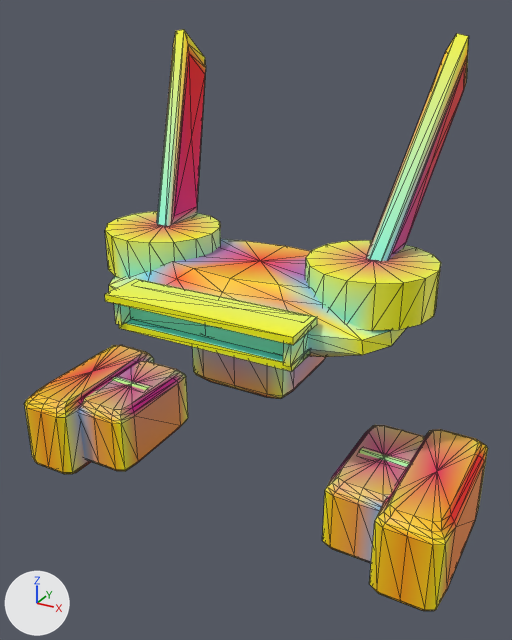
Before and after pictures for a commit that changed the glTF model models/parts/llm_gen_head_sensor_038_b330ea.glb.
One viewpoint serves both versions: a 50 mm lens placed at (18.6, -30.9, 25.8), pointed at (0.2, 2.6, 9.0). The lights are fixed; the arrows at lower left show +X, +Y and +Z. The picture after the commit comes second. Mesh edges are drawn as thin lines. Vertices at exactly the same position are counted once.

The scene before the commit, as lines of its bpy script (objects in view):
```python
ob_adapter_cranial_clamp_l = bpy.data.objects.new('adapter_cranial_clamp_l', me_adapter_cranial_clamp_l)
ob_adapter_cranial_clamp_l.location = (0.0, 0.0, 0.0)
ob_adapter_sub_recon_front_lens_4_dark = bpy.data.objects.new('adapter_sub_recon_front_lens_4_dark', me_adapter_sub_recon_front_lens_4_dark)
ob_adapter_sub_recon_front_lens_4_dark.location = (0.0, 0.0, 0.0)
ob_recon_bar_crown_0_adapter_dark = bpy.data.objects.new('recon_bar_crown_0_adapter_dark', me_recon_bar_crown_0_adapter_dark)
ob_recon_bar_crown_0_adapter_dark.location = (0.0, 0.0, 0.0)
ob_recon_side_dome_1_crimson_gloss_l = bpy.data.objects.new('recon_side_dome_1_crimson_gloss_l', me_recon_side_dome_1_crimson_gloss_l)
ob_recon_side_dome_1_crimson_gloss_l.location = (0.0, 0.0, 0.0)
ob_recon_side_dome_1_crimson_gloss_r = bpy.data.objects.new('recon_side_dome_1_crimson_gloss_r', me_recon_side_dome_1_crimson_gloss_r)
ob_recon_side_dome_1_crimson_gloss_r.location = (0.0, 0.0, 0.0)
ob_recon_whip_blade_2_gold_l = bpy.data.objects.new('recon_whip_blade_2_gold_l', me_recon_whip_blade_2_gold_l)
ob_recon_whip_blade_2_gold_l.location = (0.0, 0.0, 0.0)
ob_recon_whip_blade_2_gold_r = bpy.data.objects.new('recon_whip_blade_2_gold_r', me_recon_whip_blade_2_gold_r)
ob_recon_whip_blade_2_gold_r.location = (0.0, 0.0, 0.0)
# also in view: 'recon_ear_sensor_3_crimson_gloss_r' at (11.9, 1.3, 0.5); 'recon_front_lens_4_optic_cyan' at (0.0, -2.0, 10.7); 'recon_ear_sensor_3_crimson_gloss_l' at (-11.9, 1.3, 0.5); 'adapter_cranial_clamp_r' at (8.8, 1.6, 0.6); 'adapter_crown_riser_dark' at (0.0, 3.8, 7.4)
```
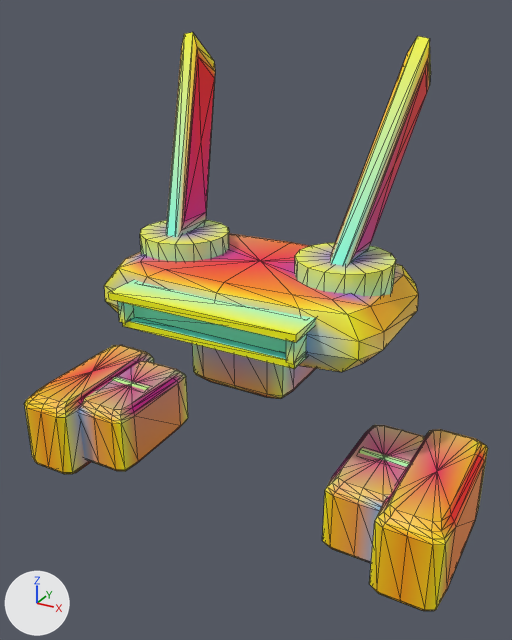
Boxes (x1, y1, x2, y2) around the edits, measured in the pictures (512 x 640 px; the box of a moved part takes in the faces that stretch with it):
'recon_bar_crown_0_adapter_dark', reshaped (18% taller)
    before: (109, 239, 406, 357)
    after: (104, 233, 418, 372)
'recon_whip_blade_2_gold_r', reshaped
    before: (366, 34, 469, 261)
    after: (330, 36, 431, 265)
'recon_side_dome_1_crimson_gloss_r', recoloured, moved, rescaled
    before: (305, 240, 441, 331)
    after: (295, 243, 396, 296)
'adapter_sub_recon_front_lens_4_dark', recoloured, moved (yellow to green)
    before: (105, 279, 317, 372)
    after: (108, 280, 316, 369)
'recon_whip_blade_2_gold_l', reshaped
    before: (156, 29, 206, 226)
    after: (166, 32, 215, 237)
'recon_side_dome_1_crimson_gloss_l', recoloured, moved, rescaled
    before: (105, 211, 221, 278)
    after: (140, 220, 229, 262)
part 2 of me_recon_side_dome_1_crimson_gloss_r, moved or reshaped
    before: (305, 240, 441, 331)
    after: (295, 243, 396, 296)
part 3 of me_recon_side_dome_1_crimson_gloss_r, recoloured
    before: (372, 264, 441, 331)
    after: (344, 260, 396, 296)
part 4 of me_recon_side_dome_1_crimson_gloss_r, recoloured
    before: (305, 259, 375, 330)
    after: (295, 257, 345, 294)
part 5 of me_recon_side_dome_1_crimson_gloss_r, recoloured
    before: (306, 240, 441, 284)
    after: (295, 243, 396, 274)
part 6 of me_recon_side_dome_1_crimson_gloss_l, moved or reshaped
    before: (105, 211, 221, 278)
    after: (140, 220, 229, 262)
part 7 of me_recon_side_dome_1_crimson_gloss_l, recoloured
    before: (105, 231, 130, 277)
    after: (140, 235, 159, 260)
part 8 of me_recon_side_dome_1_crimson_gloss_l, recoloured
    before: (112, 228, 221, 278)
    after: (146, 233, 229, 262)
part 9 of me_recon_side_dome_1_crimson_gloss_l, recoloured
    before: (105, 211, 220, 243)
    after: (140, 220, 229, 244)
part 12 of me_adapter_sub_recon_front_lens_4_dark, moved or reshaped
    before: (105, 279, 317, 372)
    after: (108, 280, 316, 369)
part 13 of me_adapter_sub_recon_front_lens_4_dark, recoloured
    both: (128, 319, 283, 358)
part 14 of me_adapter_sub_recon_front_lens_4_dark, recoloured (yellow to green)
    both: (109, 280, 316, 367)

Diff of the bpy script that builds the scene:
```diff
--- a/models/parts/llm_gen_head_sensor_038_b330ea.glb.py
+++ b/models/parts/llm_gen_head_sensor_038_b330ea.glb.py
@@ me_recon_bar_crown_0_adapter_dark @@
-me_recon_bar_crown_0_adapter_dark.from_pydata(...)  # 86 vertices, 168 faces; spans x -8.9..8.9, y -2.6..9.0, z 8.5..12.4
+me_recon_bar_crown_0_adapter_dark.from_pydata(...)  # 86 vertices, 168 faces; spans x -8.6..8.6, y -2.0..8.7, z 8.5..12.4
+# me_recon_bar_crown_0_adapter_dark part 1: 86 vertices removed from x -8.9..8.9, y -2.6..9.0, z 8.5..12.4; 86 vertices added at x -8.6..8.6, y -2.0..8.7, z 8.5..12.4
 me_recon_bar_crown_0_adapter_dark.materials.append(mat_defaultmaterial_005)
@@ me_recon_side_dome_1_crimson_gloss_r @@
-me_recon_side_dome_1_crimson_gloss_r.from_pydata(...)  # 34 vertices, 64 faces; spans x 3.22..10.3, y -0.17..6.9, z 11.09..13.58
+me_recon_side_dome_1_crimson_gloss_r.from_pydata(...)  # 34 vertices, 64 faces; spans x 2.5..7.9, y 0.66..6.07, z 11.19..13.48
+# me_recon_side_dome_1_crimson_gloss_r part 2: the whole mesh is scaled about its middle by (0.765, 0.765, 0.917), then moved by (-1.56, 0.0, 0.0)
+# me_recon_side_dome_1_crimson_gloss_r part 3: 14 faces centred in x 6.31..10.21, y 0.36..6.81, z 11.92..12.75 are repainted in the vertex colours; the middle colour goes from yellow #ffff00 to cyan #76ffed
+# me_recon_side_dome_1_crimson_gloss_r part 4: 17 faces centred in x 3.31..7.66, y -0.08..6.81, z 11.92..12.75 are repainted in the vertex colours; the middle colour goes from green #e4ff7f to green #d3ff99
+# me_recon_side_dome_1_crimson_gloss_r part 5: 16 faces centred in x 4.49..9.03, y 1.1..5.64, z 13.58 are repainted in the vertex colours; the middle colour goes from green #e9ff70 to green #e4ff7f
 me_recon_side_dome_1_crimson_gloss_r.materials.append(mat_defaultmaterial_006)
@@ me_recon_side_dome_1_crimson_gloss_l @@
-me_recon_side_dome_1_crimson_gloss_l.from_pydata(...)  # 34 vertices, 64 faces; spans x -10.3..-3.22, y -0.17..6.9, z 11.09..13.58
+me_recon_side_dome_1_crimson_gloss_l.from_pydata(...)  # 34 vertices, 64 faces; spans x -7.9..-2.5, y 0.66..6.07, z 11.19..13.48
+# me_recon_side_dome_1_crimson_gloss_l part 6: the whole mesh is scaled about its middle by (0.765, 0.765, 0.917), then moved by (1.56, 0.0, 0.0)
+# me_recon_side_dome_1_crimson_gloss_l part 7: 15 faces centred in x -10.21..-6.31, y -0.08..6.81, z 11.92..12.75 are repainted in the vertex colours; the middle colour goes from yellow #ffff00 to cyan #76ffed
+# me_recon_side_dome_1_crimson_gloss_l part 8: 22 faces centred in x -9.03..-3.31, y -0.08..6.81, z 11.09..12.75 are repainted in the vertex colours; the middle colour goes from green #e4ff7f to green #9effc9
+# me_recon_side_dome_1_crimson_gloss_l part 9: 16 faces centred in x -9.03..-4.49, y 1.1..5.64, z 13.58 are repainted in the vertex colours; the middle colour goes from yellow #f1ff5c to green #e7ff78
 me_recon_side_dome_1_crimson_gloss_l.materials.append(mat_defaultmaterial_007)
@@ me_recon_whip_blade_2_gold_r @@
-me_recon_whip_blade_2_gold_r.from_pydata(...)  # 26 vertices, 48 faces; spans x 6.33..9.24, y 2.95..10.86, z 12.7..24.58
+me_recon_whip_blade_2_gold_r.from_pydata(...)  # 26 vertices, 48 faces; spans x 4.77..7.63, y 1.81..9.4, z 12.91..24.49
+# me_recon_whip_blade_2_gold_r part 10: 26 of 26 vertices moved; they spanned x 6.33..9.24, y 2.95..10.86, z 12.7..24.58 and now span x 4.77..7.63, y 1.81..9.4, z 12.91..24.49; mean shift (-1.59, -1.35, 0.05)
 me_recon_whip_blade_2_gold_r.materials.append(mat_defaultmaterial_008)
@@ me_recon_whip_blade_2_gold_l @@
-me_recon_whip_blade_2_gold_l.from_pydata(...)  # 26 vertices, 48 faces; spans x -9.24..-6.33, y 2.95..10.86, z 12.7..24.58
+me_recon_whip_blade_2_gold_l.from_pydata(...)  # 26 vertices, 48 faces; spans x -7.63..-4.77, y 1.81..9.4, z 12.91..24.49
+# me_recon_whip_blade_2_gold_l part 11: 26 of 26 vertices moved; they spanned x -9.24..-6.33, y 2.95..10.86, z 12.7..24.58 and now span x -7.63..-4.77, y 1.81..9.4, z 12.91..24.49; mean shift (1.59, -1.35, 0.05)
 me_recon_whip_blade_2_gold_l.materials.append(mat_defaultmaterial_009)
@@ me_adapter_sub_recon_front_lens_4_dark @@
-me_adapter_sub_recon_front_lens_4_dark.from_pydata(...)  # 40 vertices, 60 faces; spans x -5.62..5.62, y -3.76..-1.03, z 9.59..11.75
+me_adapter_sub_recon_front_lens_4_dark.from_pydata(...)  # 40 vertices, 60 faces; spans x -5.62..5.62, y -3.45..-0.72, z 9.59..11.75
+# me_adapter_sub_recon_front_lens_4_dark part 12: the whole mesh is moved by (0.0, 0.31, 0.0)
+# me_adapter_sub_recon_front_lens_4_dark part 13: 14 faces centred in x -5.21..5.21, y -2.61..-1.03, z 10.01..11.61 are repainted in the vertex colours; the middle colour goes from cyan #76ffe7 to cyan #76ffea
+# me_adapter_sub_recon_front_lens_4_dark part 14: 10 faces centred in x -5.62..5.62, y -2.85..-1.61, z 9.59..11.75 are repainted in the vertex colours; the middle colour goes from yellow #eaff5c to green #e5ff70
 me_adapter_sub_recon_front_lens_4_dark.materials.append(mat_defaultmaterial_012)
```
